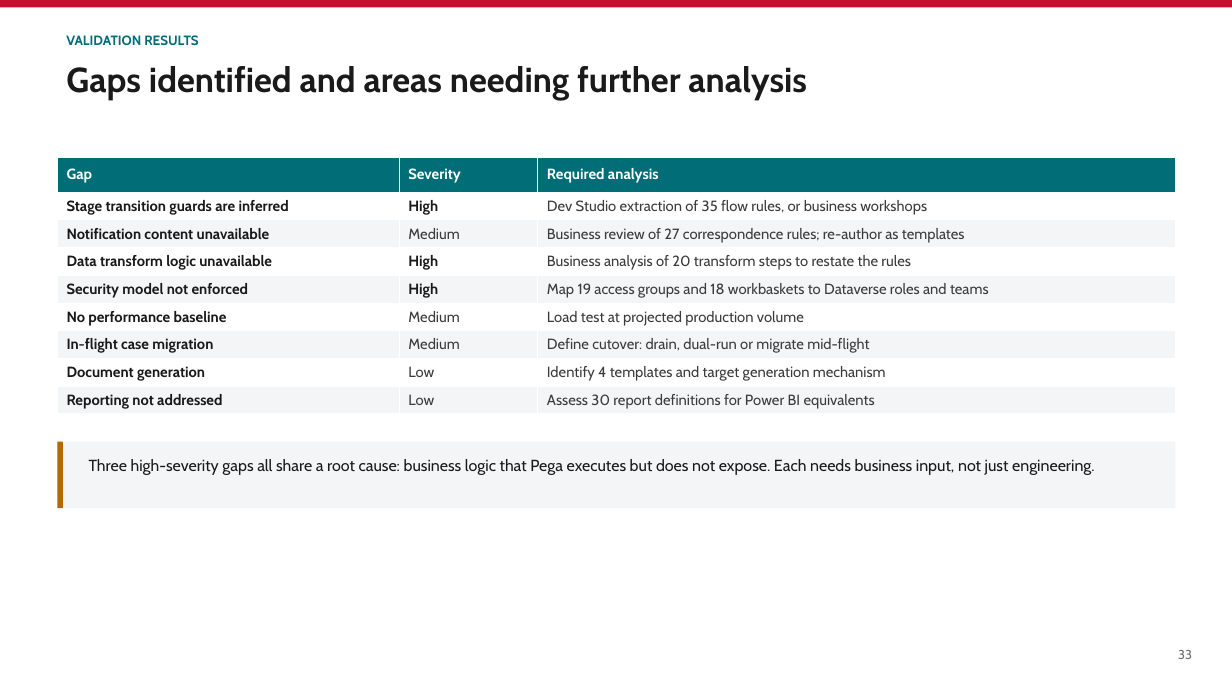
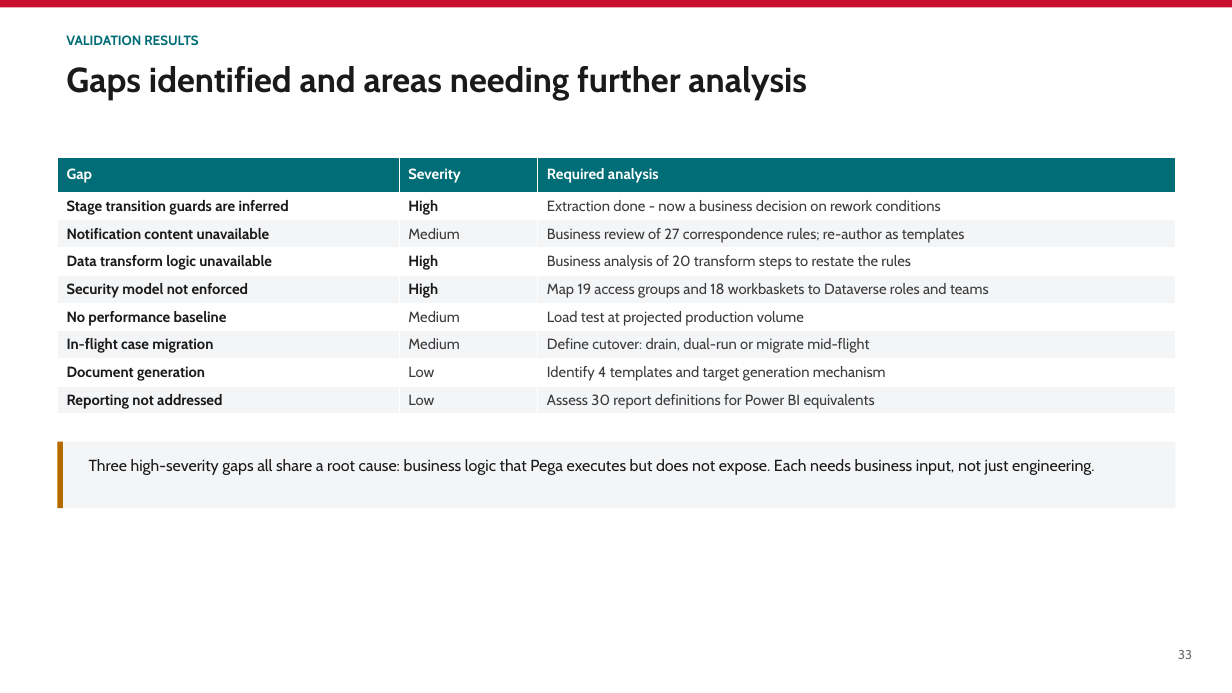
Before and after one commit to parclarke/LDD, a slide deck: slide 33 of lending-due-diligence-app/docs/Pega-to-PowerPlatform-Migration-PoC.pptx. Drawn at 1232x693 pixels with LibreOffice and Linux fonts; fonts in the diff are those of the drawing. Boxes give left, top, right and bottom in pixels: in the first picture for what was removed or moved away, otherwise in the second. Text is boxed around its words. In the diff, an @@ line names an element or a change of style, - is before the commit and + after.

```diff
--- a/lending-due-diligence-app/docs/Pega-to-PowerPlatform-Migration-PoC.pptx
+++ b/lending-due-diligence-app/docs/Pega-to-PowerPlatform-Migration-PoC.pptx
@@ table at <box>57,157,1176,414</box> @@
-row 2, column 3: Dev Studio extraction of 35 flow rules, or business workshops
+row 2, column 3: Extraction done - now a business decision on rework conditions
```
Also in this commit, not shown: 10 other slides changed.
